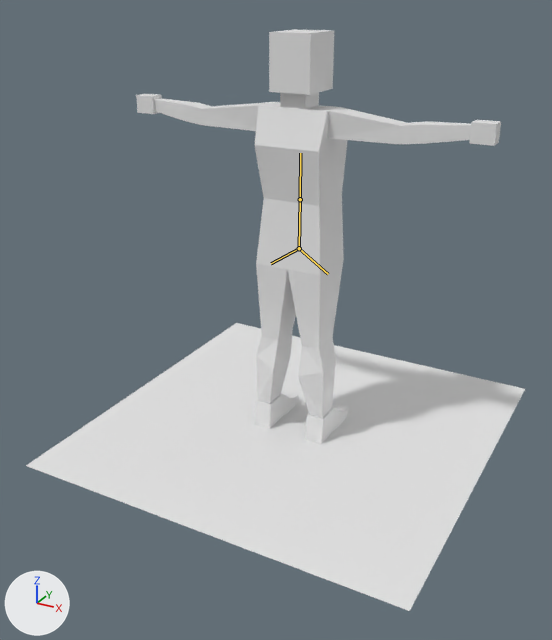
Two versions of the Blender file Assets/Models/Mobs/enemydoll.blend, one commit apart.
The view is the same before and after, from a 50 mm lens placed at (1.63, -3.2, 2.19), pointed at (-0.03, -0.18, 0.68). Lighting does not change. The marker at lower left points along +X, +Y and +Z. The bones that change are drawn over the model as lines.

Objects in the first picture: 'Plane', 'bicept.L', 'bicept.R', 'calf.L', 'calf.R', 'foot.L', 'foot.R', 'forearm.L', 'forearm.R', 'hand.L', 'hand.R', 'head', 'neck', 'thigh.L', 'thigh.R', 'torso'.
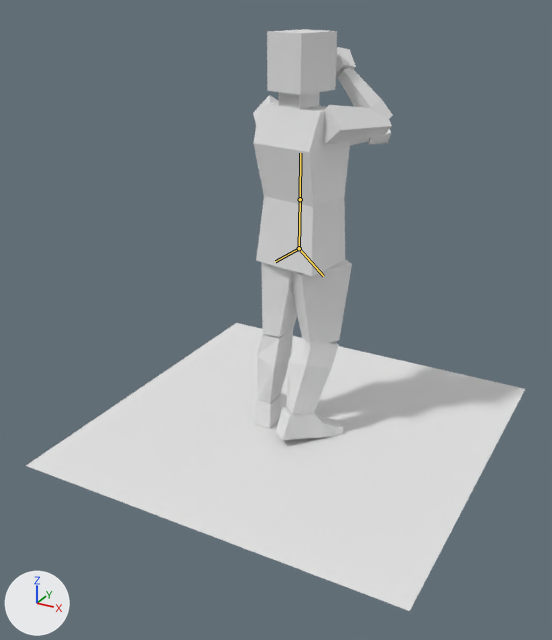
The newer file adds an action. The first version stands in its rest pose; the second is drawn at frame 5 of the action 'Flinch_3'.

Boxes (x1, y1, x2, y2) around the edits, measured in the pictures (552 x 640 px):
'torso', posed
    before: (255, 102, 348, 275)
    after: (254, 101, 350, 276)
'head', posed (8% wider)
    before: (269, 29, 334, 95)
    after: (267, 29, 337, 95)
'thigh.R', posed
    before: (287, 259, 344, 349)
    after: (292, 260, 352, 345)
'calf.R', posed (38% wider)
    before: (298, 337, 336, 418)
    after: (286, 337, 339, 414)
'forearm.R', posed
    before: (400, 121, 471, 144)
    after: (338, 68, 393, 119)
'bicept.R', posed (12% narrower)
    before: (327, 107, 407, 144)
    after: (322, 105, 392, 144)
'thigh.L', posed
    before: (256, 264, 296, 339)
    after: (261, 262, 297, 337)
'calf.L', posed
    before: (256, 328, 293, 404)
    after: (257, 329, 293, 403)
'foot.R', posed (55% wider, 17% shorter)
    before: (305, 404, 348, 444)
    after: (276, 407, 343, 440)
'bicept.L', posed
    before: (202, 102, 271, 131)
    after: (253, 95, 278, 125)
'hand.R', posed
    before: (469, 120, 501, 146)
    after: (336, 47, 356, 78)
'forearm.L', posed
    before: (154, 98, 211, 125)
    after: (350, 138, 370, 146)
'neck', posed
    before: (280, 92, 319, 109)
    after: (279, 92, 320, 109)
'hand.L', posed
    before: (136, 94, 162, 114)
    after: (368, 129, 391, 145)
bone 'Pelvis.R', root to tip
    before: (299, 248) to (328, 274)
    after: (299, 248) to (323, 276)
bone 'Pelvis.L', root to tip
    before: (299, 248) to (271, 263)
    after: (299, 248) to (275, 261)

The edits, one by one:
Bone 'Spine1' (bone_spine1) turns from (0, 0, 0) to (0, -11, 0) degrees about its own x, y and z.
Bone 'Spine2' (bone_spine2) turns from (0, 0, 0) to (0, -4, 0) degrees about its own x, y and z.
Bone 'WristIK.L' (bone_wristik_l) moves from (0.0, 0.0, 0.0) to (-0.816, -0.515, -0.132).
Bone 'WristIK.L' (bone_wristik_l) turns from (0, 0, 0) to (-52, -2, -123) degrees about its own x, y and z.
Bone 'WristIK.R' (bone_wristik_r) moves from (0.0, 0.0, 0.0) to (0.73, -0.213, 0.191).
Bone 'WristIK.R' (bone_wristik_r) turns from (0, 0, 0) to (-15, 43, 154) degrees about its own x, y and z.
Bone 'Pelvis.R' (bone_pelvis_r) turns from (0, 0, 0) to (1, 8, 12) degrees about its own x, y and z.
Bone 'Pelvis.L' (bone_pelvis_l) turns from (0, 0, 0) to (-1, 8, -12) degrees about its own x, y and z.
Bone 'HealIK.R' (bone_healik_r) moves from (0.0, 0.0, 0.0) to (0.095, 0.107, 0.034).
Bone 'HealIK.R' (bone_healik_r) turns from (0, 0, 0) to (8, 0, -38) degrees about its own x, y and z.
